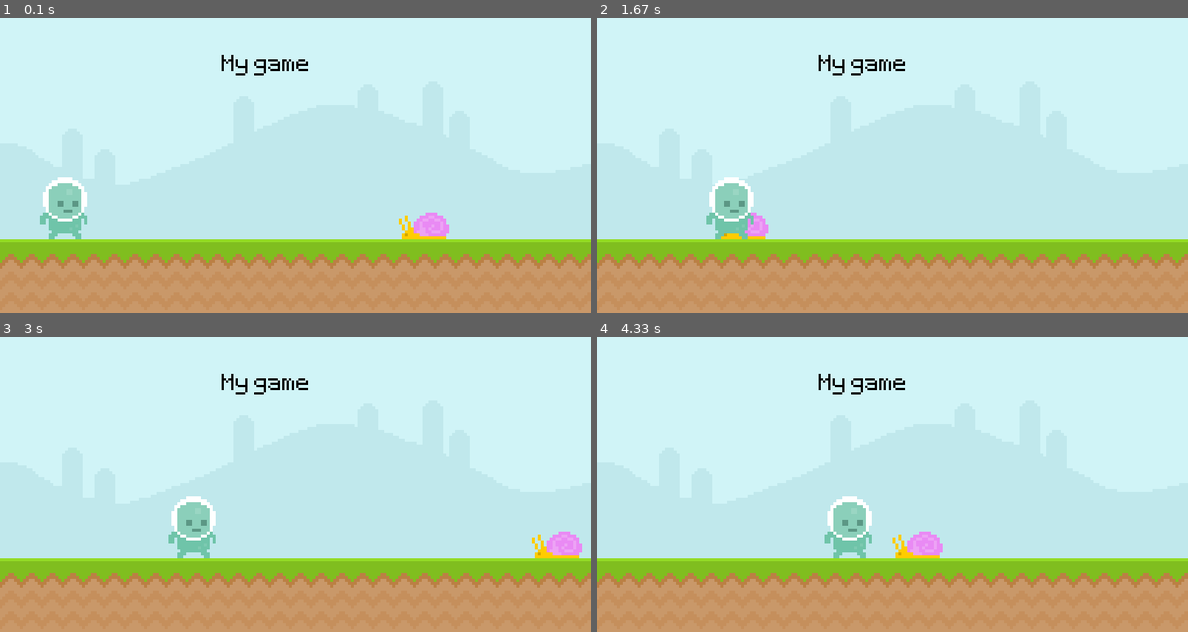
Above: before the commit, frames 1-4 (two rows, left to right).
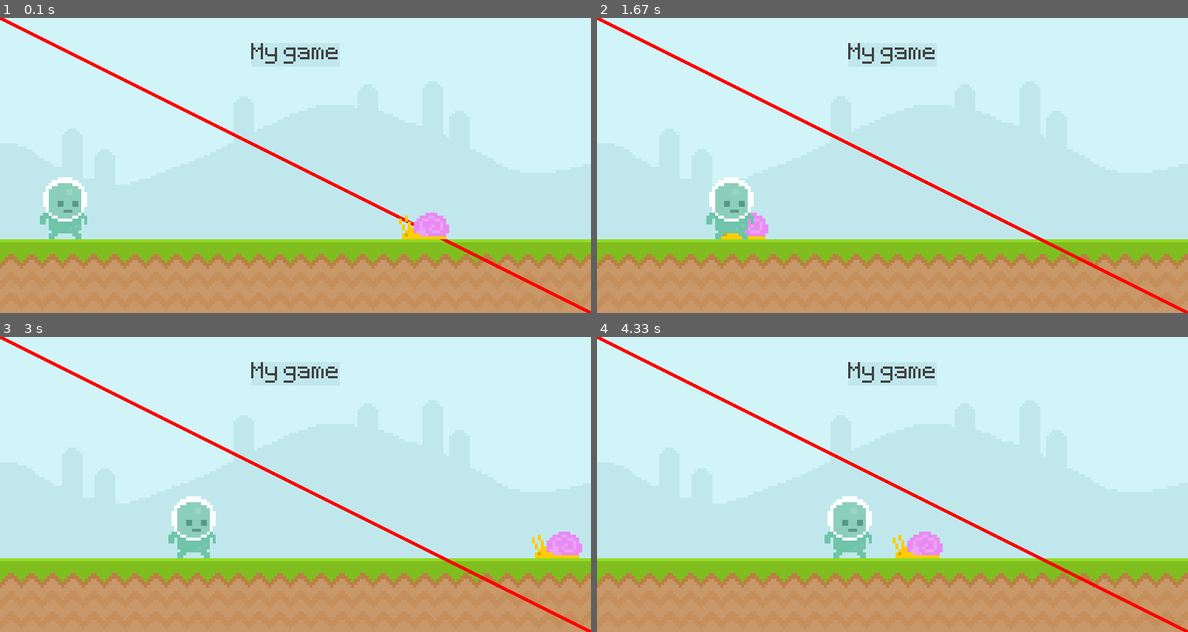
Above: after the commit, the same moments.

Repository: ArindamPal-0/runner-pygame-ultimateintro
Game: pygame game, started from main.py
Two runs of this game, one before a commit and one after it. Both use one fixed random seed, a clock stepped at 60 frames per second and the inputs below.
Inputs (mouse positions are in pixels of both pictures, inside the frame that each line leads up to):
- Up to frame 1 (0.1 s): no input
- Up to frame 2 (1.67 s): click (667, 206) at 0.38 s
- Up to frame 3 (3 s): no input
- Up to frame 4 (4.33 s): no input

The runs differ from the first frame. In frame 1, 1.7% of the frame differs, in the area x 0-100%, y 0-100%; in frame 2, 1.8%; in frame 3, 1.8%; in frame 4, 1.8%.

Commit message:
drawing with rectangles
- text with rectangles
- drawing with pygame.draw using rect or other shapes
- color types, rgb with tuple, hex color with string

Diff:
--- a/main.py
+++ b/main.py
@@ -16,7 +16,9 @@
 
 sky_surface: pygame.Surface = pygame.image.load('graphics/Sky.png').convert()
 ground_surface: pygame.Surface = pygame.image.load('graphics/ground.png').convert()
-text_surface: pygame.Surface = test_font.render('My game', False, 'Black')
+
+score_surface: pygame.Surface = test_font.render('My game', False, (64, 64, 64))
+score_rect: pygame.Rect = score_surface.get_rect(center=(400, 50))
 
 snail_surface: pygame.Surface = pygame.image.load('graphics/snail/snail1.png').convert_alpha()
 snail_rect: pygame.Rect = snail_surface.get_rect(midbottom=(600, 300))
@@ -54,7 +56,13 @@
     # draw order is important!
     screen.blit(sky_surface, (0, 0))
     screen.blit(ground_surface, (0, 300))
-    screen.blit(text_surface, (300, 50))
+
+    pygame.draw.rect(screen, '#c0e8ec', score_rect, 20)
+    # pygame.draw.rect(screen, '#c0e8ec', score_rect)
+    screen.blit(score_surface, score_rect)
+
+    # draw a line
+    pygame.draw.line(screen, 'Red', (0, 0), (800, 400), 5)
 
     snail_rect.x -= 4
     if snail_rect.right < 0:
